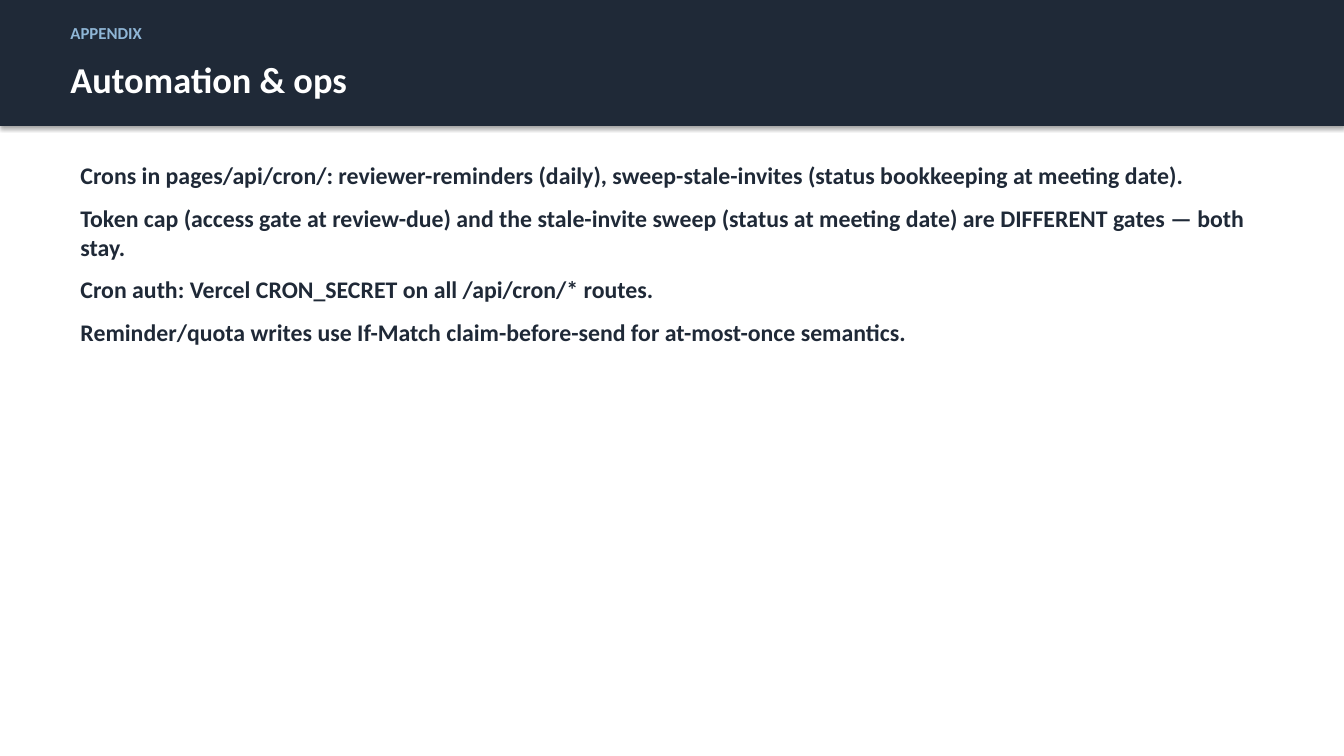
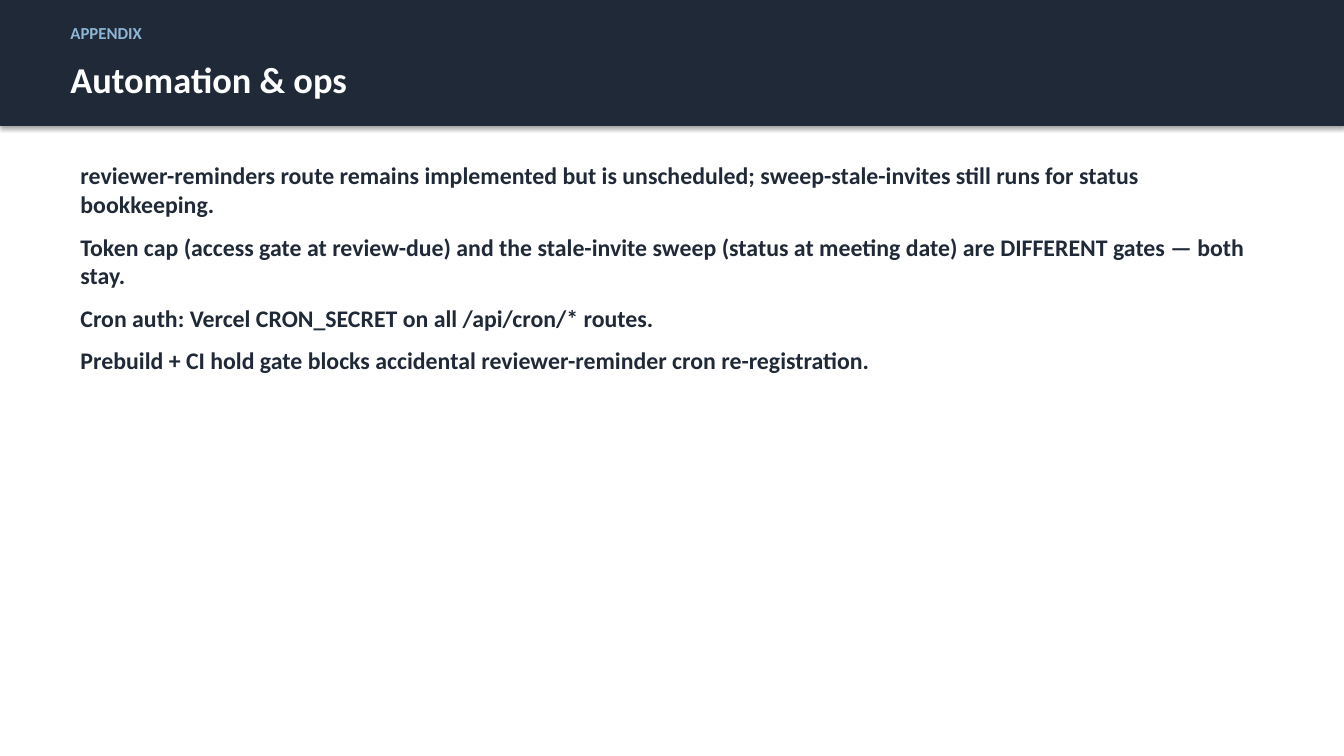
Before and after one commit to justingallivan/wmkf-research-apps, a slide deck: slide 30 of docs/onboarding/Workbench_Onboarding_Technical.pptx. Drawn at 1344x756 pixels with LibreOffice and Linux fonts; fonts in the diff are those of the drawing. Boxes give left, top, right and bottom in pixels: in the first picture for what was removed or moved away, otherwise in the second. Text is boxed around its words. In the diff, an @@ line names an element or a change of style, - is before the commit and + after.

Commit message:
Guard reviewer reminder incident hold

```diff
--- a/docs/onboarding/Workbench_Onboarding_Technical.pptx
+++ b/docs/onboarding/Workbench_Onboarding_Technical.pptx
@@ text at bbox=[80, 167, 1138, 217]: text changed @@
-Crons in pages/api/cron/: reviewer-reminders (daily), sweep-stale-invites (status bookkeeping at meeting date).
+reviewer-reminders route remains implemented but is unscheduled; sweep-stale-invites still runs for status bookkeeping.
@@ text at bbox=[80, 352, 869, 373]: text changed @@
-Reminder/quota writes use If-Match claim-before-send for at-most-once semantics.
+Prebuild + CI hold gate blocks accidental reviewer-reminder cron re-registration.
```
Also in this commit, not shown: 4 other slides changed, 22 other files.
